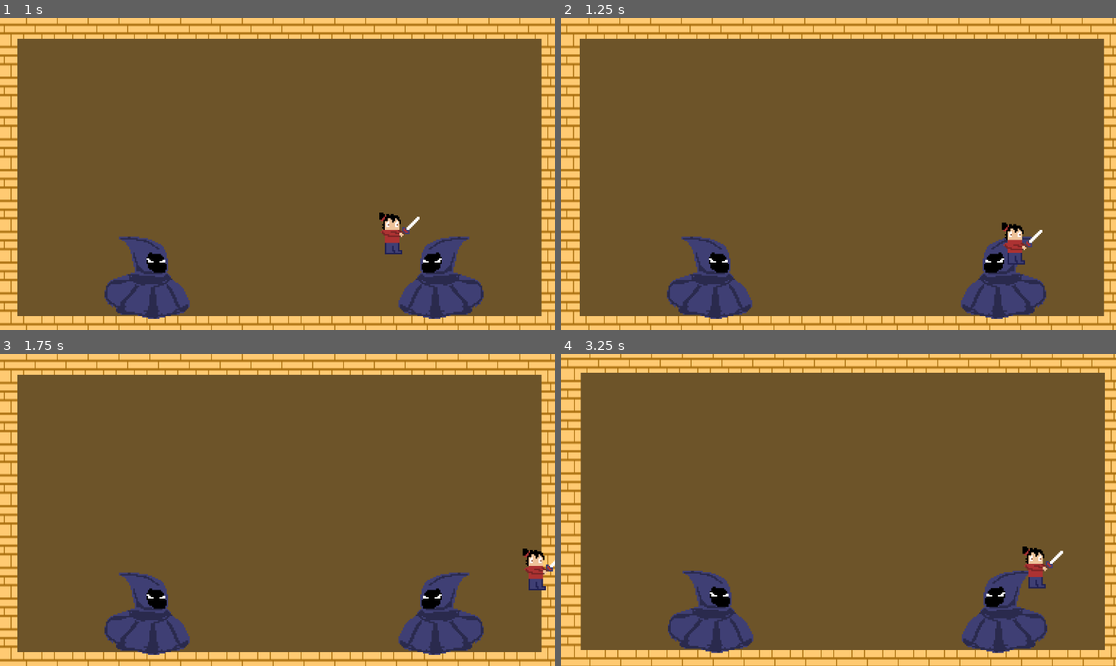
Above: before the commit, frames 1-4 (two rows, left to right).
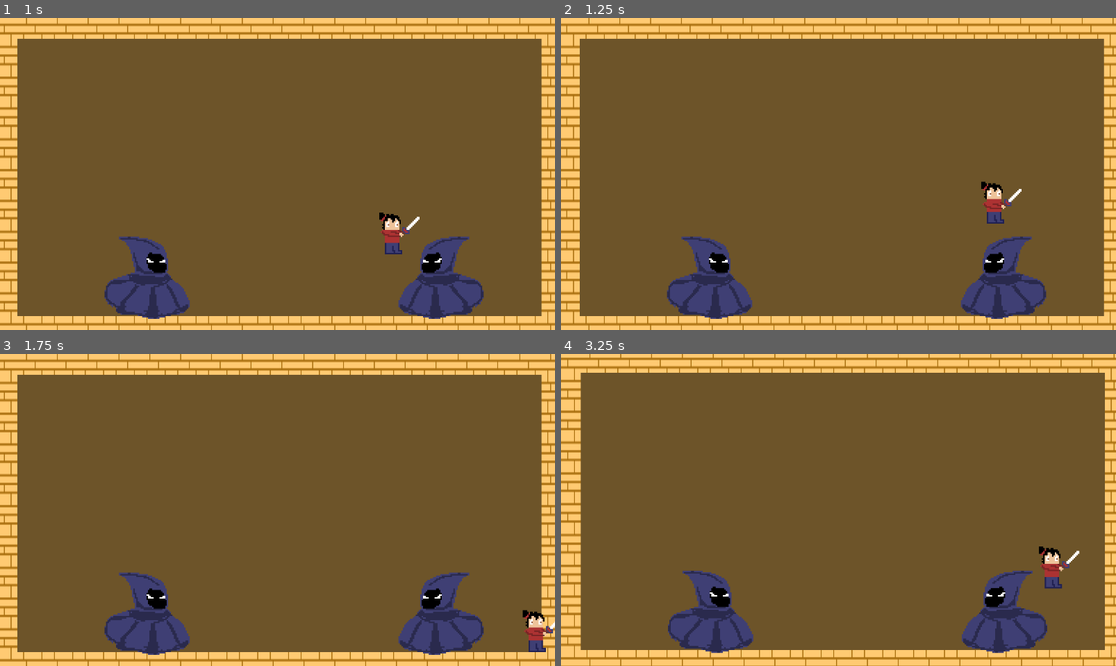
Above: after the commit, the same moments.

Repository: J-Abitria/crimson-jam-26
Game: Godot game, scene res://battleground.tscn
Same seed, same stepped clock (60 frames per second), same inputs: the game is played once before the commit and once after it.
Inputs:
- Up to frame 1 (1 s): hold Right (move_right) from 0.53 s (still down); tap Down (aim_down) at 0.6 s; tap Z (jump) at 0.77 s
- Up to frame 2 (1.25 s): keep holding Right (move_right)
- Up to frame 3 (1.75 s): keep holding Right (move_right); tap Up (aim_up) at 1.35 s; tap Z (jump) at 1.52 s
- Up to frame 4 (3.25 s): release Right (move_right) at 2.03 s; hold Left (move_left) 2.03-2.78 s; tap X (attack) at 2.1 s; hold Right (move_right) from 2.78 s (still down); tap Down (aim_down) at 2.85 s; tap Z (jump) at 3.02 s

Frame 1 is identical in both runs. In frame 2, 0.9% of the frame differs, in the area x 75-87%, y 52-80%; in frame 3, 0.9%, in the area x 94-100%, y 62-96%; in frame 4, 0.8%.

Commit message:
Added damage knockback.

Diff:
--- a/unleash-beast/Assets/Scripts/player.gd
+++ b/unleash-beast/Assets/Scripts/player.gd
@@ -70,16 +70,19 @@
 
 func _on_enemy_collision(body):
 	body.enemy_take_damage(5)
-	var distance = global_position - body.global_position
+	calculate_knockback(body.global_position, 0.5, 1)
+
+func _on_invincibility_timeout():
+	collision_shape.disabled = false
+
+func calculate_knockback(enemy_position, pogo_multiplier, base_multiplier):
+	var distance = global_position - enemy_position
 
 	if distance.y < -16.0:
 		velocity.y = -self_pogo_strength
-		knockback_velocity.x = sign(distance.x) * (self_knockback_strength * 0.5)
+		knockback_velocity.x = sign(distance.x) * self_knockback_strength * pogo_multiplier
 	else:
-		knockback_velocity = Vector2(sign(distance.x) * self_knockback_strength, 0)
-
-func _on_invincibility_timeout():
-	collision_shape.disabled = false
+		knockback_velocity = Vector2(sign(distance.x) * self_knockback_strength * base_multiplier, 0)
 
 func get_movement_input():
 	var input_direction = Input.get_axis("move_left", "move_right")
@@ -128,9 +131,10 @@
 	elif attack_direction == AttackDirection.DOWN and not is_on_floor():
 		animation_player.play("down-attack")
 
-func take_damage():
+func take_damage(enemy_position):
 	collision_shape.disabled = true
 	health -= 1
+	calculate_knockback(enemy_position, 2, 3)
 	check_death()
 
 	camera.apply_shake(10.0)
--- a/unleash-beast/Assets/Scripts/twin.gd
+++ b/unleash-beast/Assets/Scripts/twin.gd
@@ -71,7 +71,7 @@
 		velocity = Vector2(attack_direction * roll_speed, dash_speed)
 
 func _on_player_collision(area_entered):
-	area_entered.get_parent().take_damage.call_deferred()
+	area_entered.get_parent().take_damage.call_deferred(global_position)
 
 func process_attack():
 	match(attack_state):
